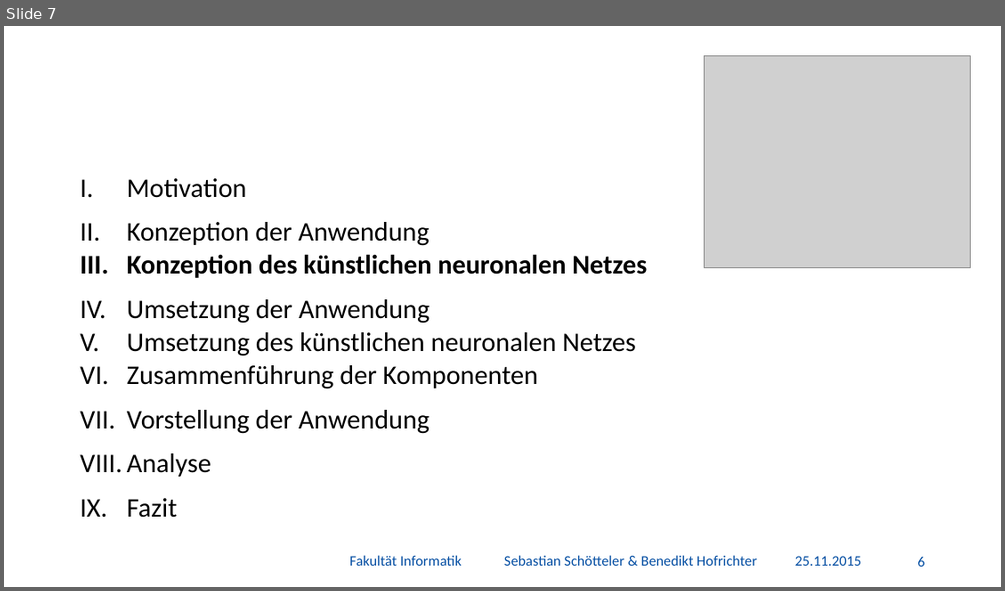
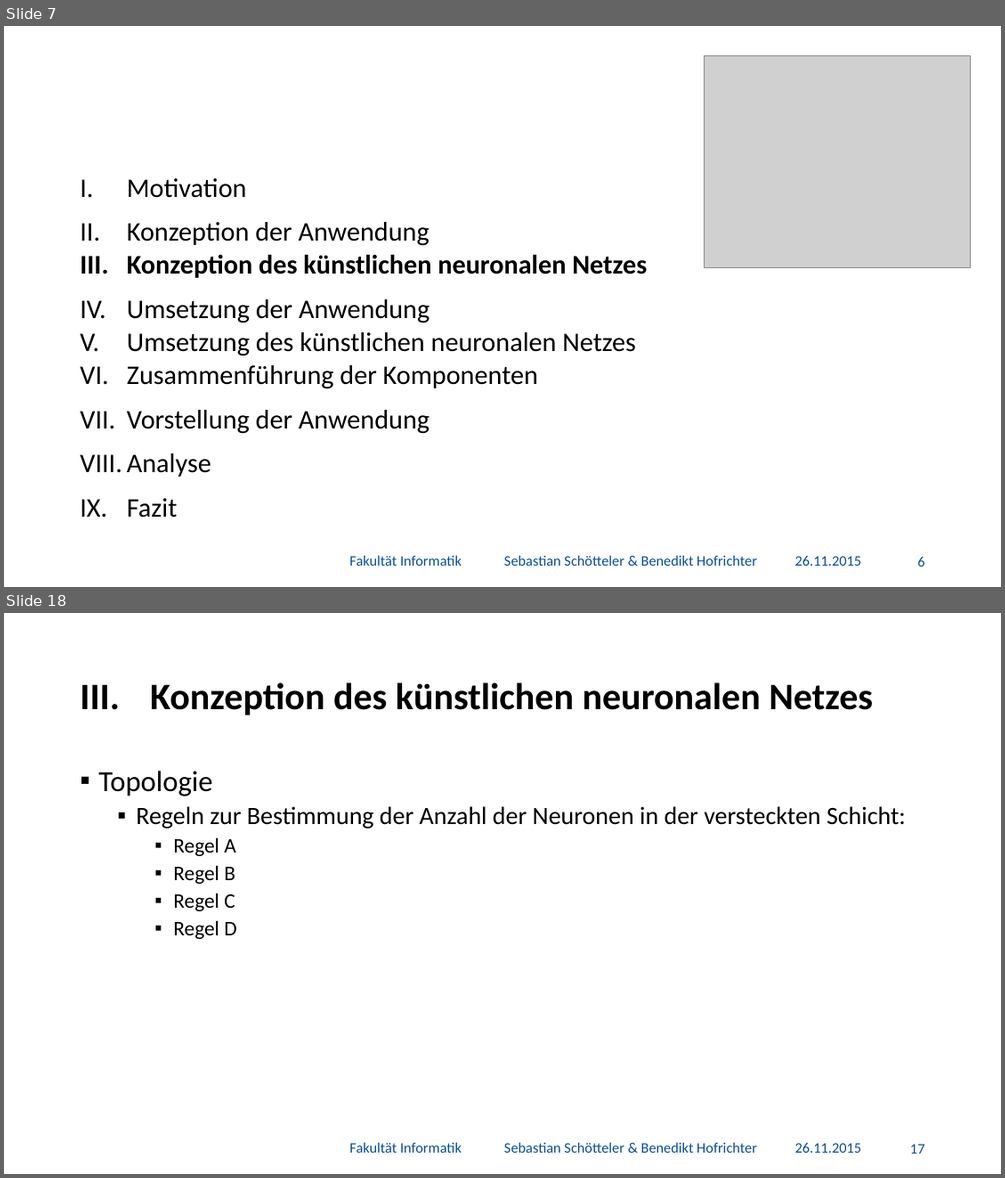
Before and after one commit to BenediktGitGit/soco15, a slide deck: 3b) Vortrag/Präsentation.pptx. Shown one above the other, each under a label of ours: slide 7 before the commit, slides 7 and 18 after it; the slides between them are not shown. The pictures are 1005x591 and 1005x1178 pixels, drawn with LibreOffice and Linux fonts; fonts in the diff are those of the drawing; grey boxes stand for pictures; background and template pictures are left out. Boxes give left, top, right and bottom in pixels: in the first picture for what was removed or moved away, otherwise in the second. Text is boxed around its words. In the diff, an @@ line names an element or a change of style, - is before the commit and + after.

```diff
--- a/3b) Vortrag/Präsentation.pptx
+++ b/3b) Vortrag/Präsentation.pptx
@@ slide 18 added at box(4, 613, 1001, 1174), background #FFFFFF @@
@@ title added at box(150, 682, 873, 715), 36 pt, text #000000, bold @@
+III. Konzeption des künstlichen neuronalen Netzes
@@ text added at box(98, 771, 906, 939), 24 pt, text #000000 @@
+▪ Topologie
+  ▪ Regeln zur Bestimmung der Anzahl der Neuronen in der versteckten Schicht:
+    ▪ Regel A
+    ▪ Regel B
+    ▪ Regel C
+    ▪ Regel D
@@ text added at box(349, 1142, 757, 1152), 14 pt, text #034DA2 @@
+Fakultät Informatik Sebastian Schötteler & Benedikt Hofrichter
@@ text added at box(795, 1143, 861, 1152), 14 pt, text #034DA2 @@
+26.11.2015
@@ page number added at box(910, 1143, 925, 1153), 14 pt, text #034DA2 @@
+17
@@ slide 7 changed as well @@
@@ text at box(795, 556, 861, 565): text changed @@
-25.11.2015
+26.11.2015
```
Also in this commit, not shown: 19 other slides changed, 12 other slides added.
